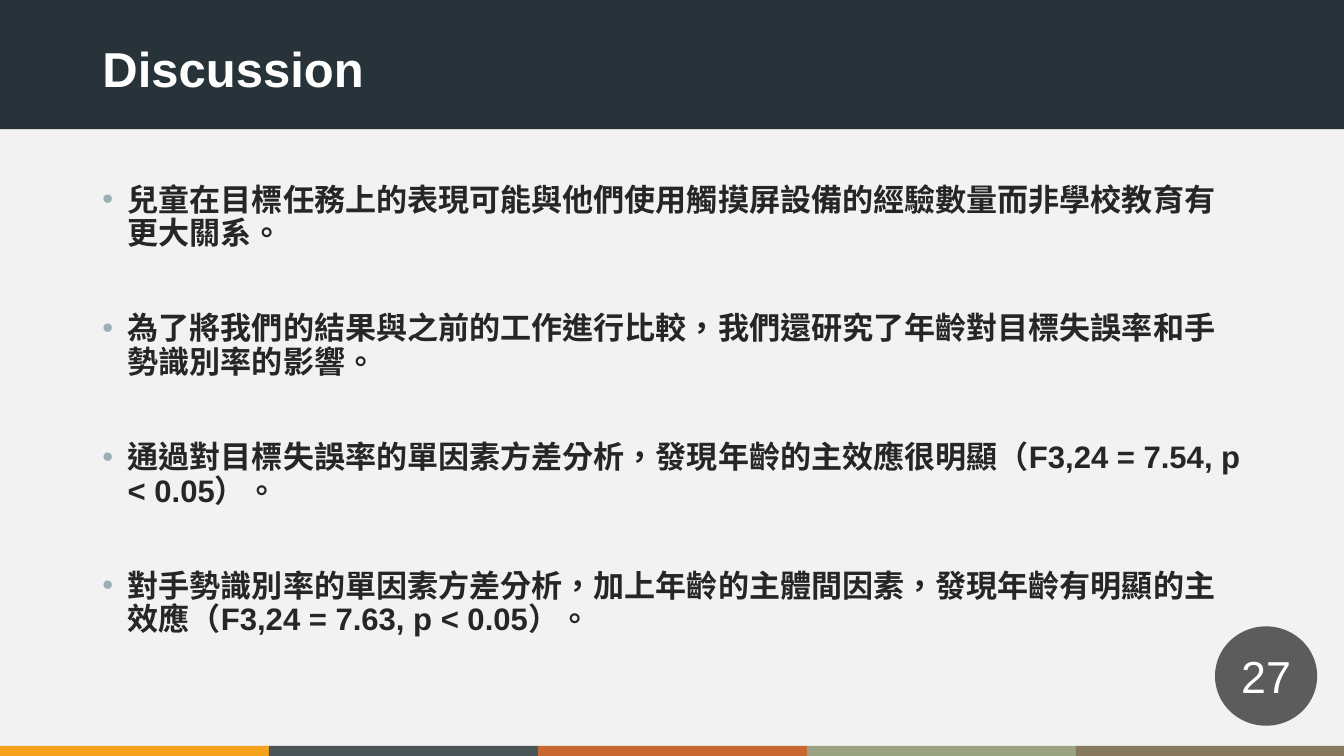
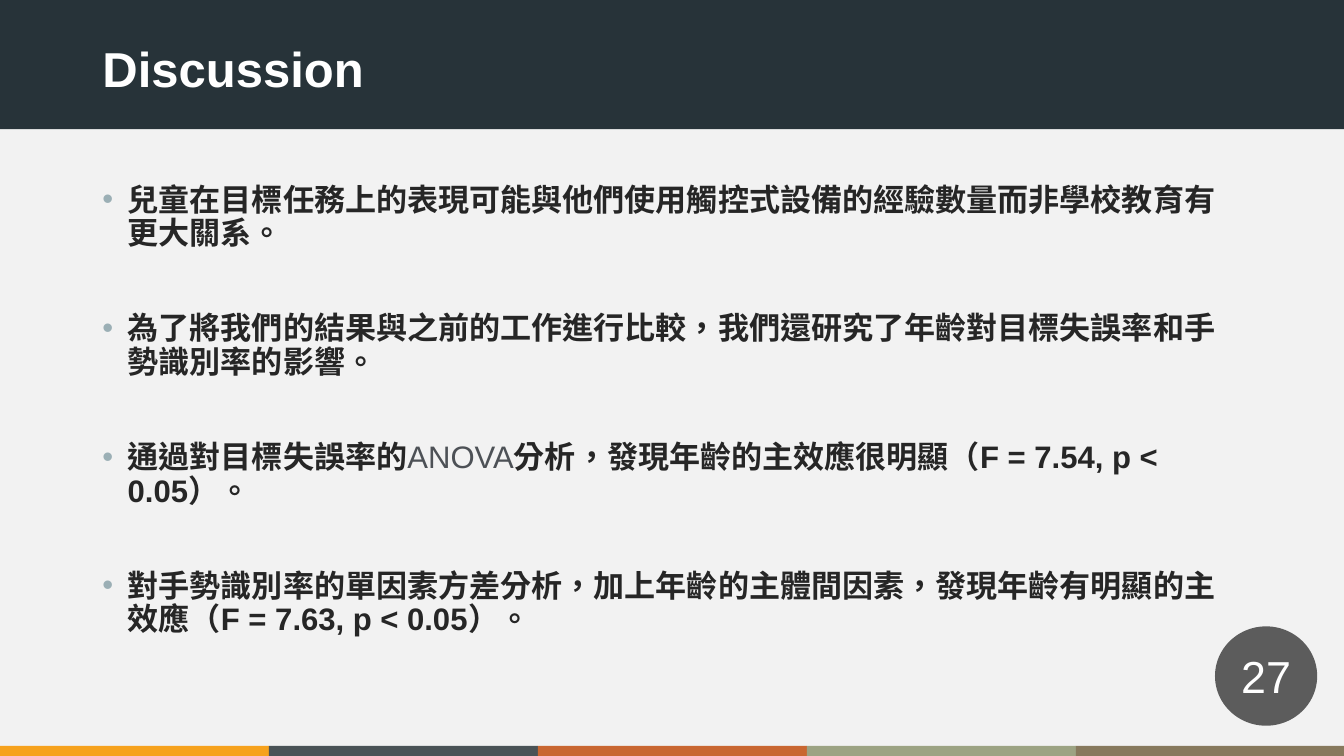
Before and after one commit to crkteam/school, a slide deck: slide 27 of 我的論文/2021-9-26報告內容/2021-9-27.pptx. Drawn at 1344x756 pixels with LibreOffice and Linux fonts; fonts in the diff are those of the drawing. Boxes give left, top, right and bottom in pixels: in the first picture for what was removed or moved away, otherwise in the second. Text is boxed around its words. In the diff, an @@ line names an element or a change of style, - is before the commit and + after.

```diff
--- a/我的論文/2021-9-26報告內容/2021-9-27.pptx
+++ b/我的論文/2021-9-26報告內容/2021-9-27.pptx
@@ text at box(128, 184, 1216, 247): text changed @@
-• 兒童在目標任務上的表現可能與他們使用觸摸屏設備的經驗數量而非學校教育有更大關系。
+• 兒童在目標任務上的表現可能與他們使用觸控式設備的經驗數量而非學校教育有更大關系。
@@ text at box(128, 441, 1216, 637): text changed @@
-• 通過對目標失誤率的單因素方差分析，發現年齡的主效應很明顯（F3,24 = 7.54, p < 0.05）。
-• 對手勢識別率的單因素方差分析，加上年齡的主體間因素，發現年齡有明顯的主效應（F3,24 = 7.63, p < 0.05）。
+• 通過對目標失誤率的ANOVA分析，發現年齡的主效應很明顯（F = 7.54, p < 0.05）。
+• 對手勢識別率的單因素方差分析，加上年齡的主體間因素，發現年齡有明顯的主效應（F = 7.63, p < 0.05）。
```
Also in this commit, not shown: 6 other slides changed, 2 other files.
